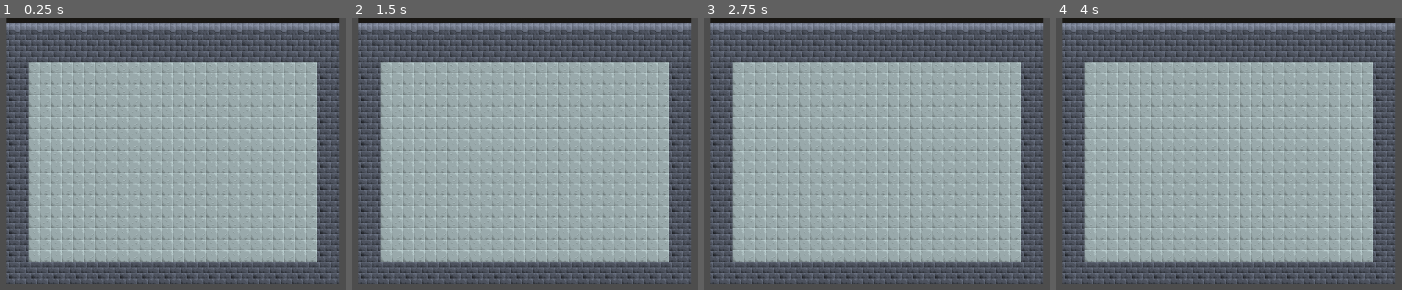
Above: before the commit, frames 1-4 (left to right).
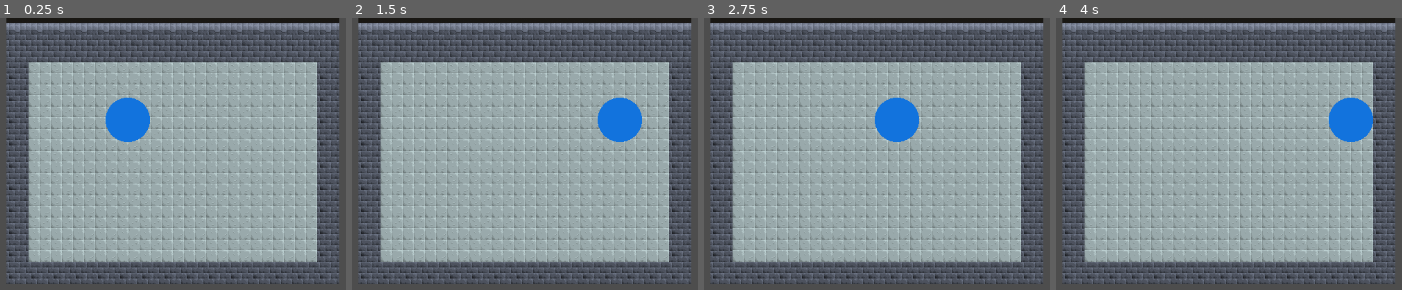
Above: after the commit, the same moments.

Repository: Supertolek/jeu-trop-koul
Game: Godot game, scene res://scenes/game.tscn
Two runs of this game, one before a commit and one after it. Both use one fixed random seed, a clock stepped at 60 frames per second and the inputs below. Before the commit the project has no main scene; this scene is started directly in both runs.
Inputs:
- Up to frame 1 (0.25 s): no input
- Up to frame 2 (1.5 s): tap Enter (ui_accept) at 0.5, 0.6, 0.77, 1.07, 1.35 s; hold Right (ui_right) from 0.53 s (still down)
- Up to frame 3 (2.75 s): tap Enter (ui_accept) at 1.52, 1.82, 2, 2.1 s; release Right (ui_right) at 2.03 s; hold Left (ui_left) from 2.03 s (still down)
- Up to frame 4 (4 s): release Left (ui_left) at 2.78 s; hold Right (ui_right) from 2.78 s (still down); tap Enter (ui_accept) at 2.85, 3.02, 3.32, 3.6, 3.77 s

The runs differ from the first frame. In frame 1, 1.7% of the frame differs, in the area x 30-44%, y 29-46%; in frame 2, 1.7%, in the area x 70-84%, y 29-46%; in frame 3, 1.7%; in frame 4, 1.7%.

Commit message:
Update game configuration and player movement logic

Diff:
--- a/project.godot
+++ b/project.godot
@@ -11,6 +11,7 @@
 [application]
 
 config/name="jeu-trop-koul"
+run/main_scene="res://scenes/game.tscn"
 config/features=PackedStringArray("4.3", "Forward Plus")
 config/icon="res://icon.svg"
 
--- a/scenes/game.tscn
+++ b/scenes/game.tscn
@@ -1,6 +1,7 @@
-[gd_scene load_steps=4 format=4 uid="uid://b5y5loopfw4he"]
+[gd_scene load_steps=5 format=4 uid="uid://b5y5loopfw4he"]
 
 [ext_resource type="Texture2D" uid="uid://msc5ycqj67ka" path="res://assets/tilemap.png" id="1_i5e87"]
+[ext_resource type="PackedScene" uid="uid://d0wegsgalj7fw" path="res://scenes/player.tscn" id="2_3vnji"]
 
 [sub_resource type="TileSetAtlasSource" id="TileSetAtlasSource_4lpua"]
 texture = ExtResource("1_i5e87")
@@ -91,3 +92,6 @@
 [node name="Level" type="TileMapLayer" parent="."]
 tile_map_data = PackedByteArray("AAADAAIAAAAAAAMAAAADAAMAAAAAAAMAAAADAAQAAAAAAAMAAAADAAUAAAAAAAMAAAADAAYAAAAAAAMAAAADAA …(2800 unchanged characters)…
 tile_set = SubResource("TileSet_35wgk")
+
+[node name="Player" parent="." instance=ExtResource("2_3vnji")]
+position = Vector2(239, 147)
--- a/scripts/player.gd
+++ b/scripts/player.gd
@@ -1,25 +1,18 @@
 extends CharacterBody2D
 
+var player_scale: int = 4
 
-const SPEED = 300.0
-const JUMP_VELOCITY = -400.0
-
+var max_speed: int = 55 * player_scale
+var acceleration: int = 5 * player_scale
+var friction: int = 3 * player_scale
 
 func _physics_process(delta: float) -> void:
-	# Add the gravity.
-	if not is_on_floor():
-		velocity += get_gravity() * delta
+	var direction: Vector2 = Vector2(
+		Input.get_action_strength("ui_right") - Input.get_action_strength("ui_left"),
+		Input.get_action_strength("ui_down") - Input.get_action_strength("ui_up"),
+	).normalized()
 
-	# Handle jump.
-	if Input.is_action_just_pressed("ui_accept") and is_on_floor():
-		velocity.y = JUMP_VELOCITY
-
-	# Get the input direction and handle the movement/deceleration.
-	# As good practice, you should replace UI actions with custom gameplay actions.
-	var direction := Input.get_axis("ui_left", "ui_right")
-	if direction:
-		velocity.x = direction * SPEED
-	else:
-		velocity.x = move_toward(velocity.x, 0, SPEED)
+	var lerp_weight = delta * (acceleration if direction else friction)
+	velocity = lerp(velocity, max_speed * direction, lerp_weight)
 
 	move_and_slide()
